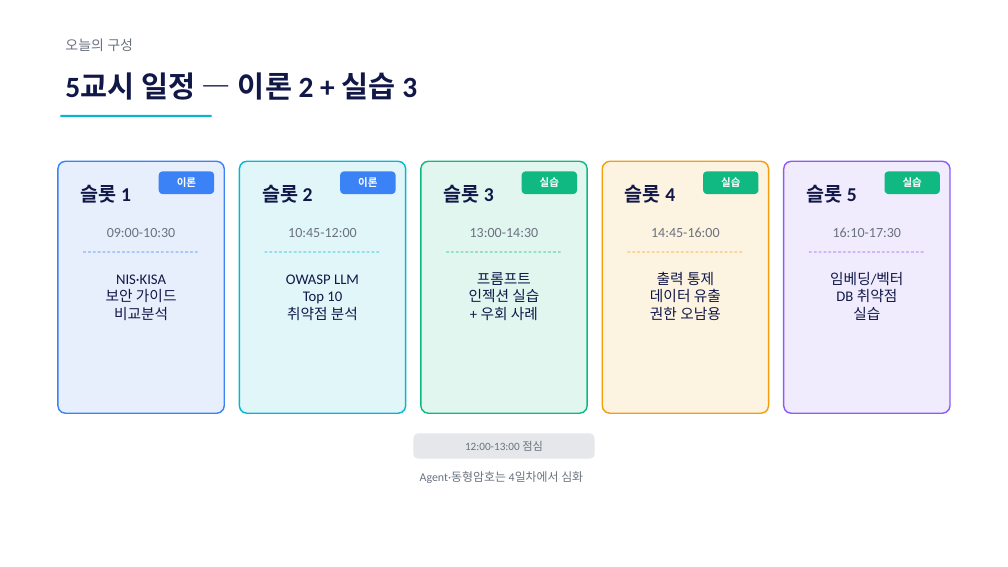
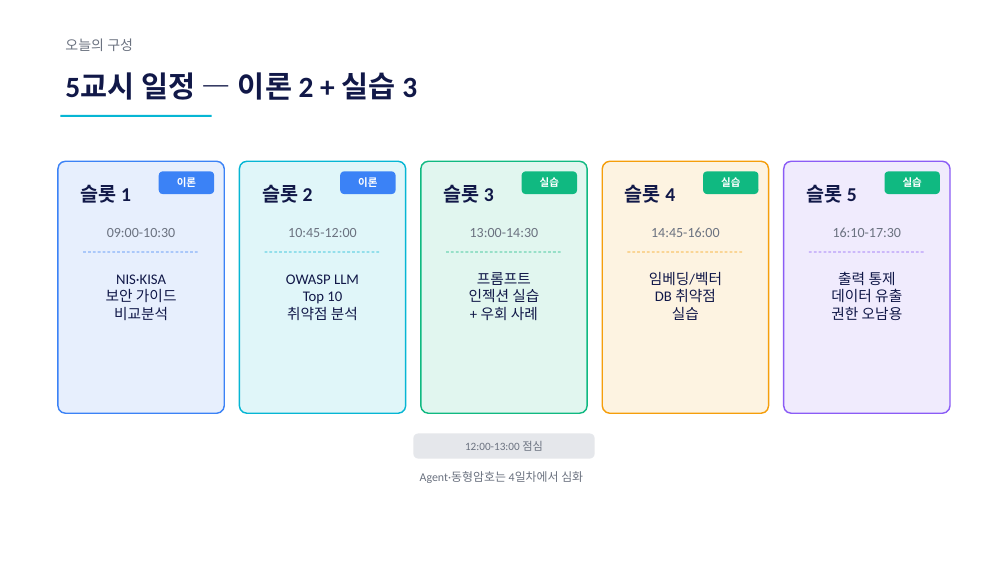
Before and after one commit to sulgik/security-workshop, a slide deck: slide 2 of ws01/class/3일차_1.pptx. Drawn at 1008x567 pixels with LibreOffice and Linux fonts; fonts in the diff are those of the drawing. Boxes give left, top, right and bottom in pixels: in the first picture for what was removed or moved away, otherwise in the second. Text is boxed around its words. In the diff, an @@ line names an element or a change of style, - is before the commit and + after.

```diff
--- a/ws01/class/3일차_1.pptx
+++ b/ws01/class/3일차_1.pptx
@@ text at (649,272,722,320): text changed @@
-출력 통제
-데이터 유출
-권한 오남용
+임베딩/벡터
+DB 취약점
+실습
@@ text at (831,271,903,320): text changed @@
-임베딩/벡터
-DB 취약점
-실습
+출력 통제
+데이터 유출
+권한 오남용
```
Also in this commit, not shown: 5 other slides changed, 2 other files.
